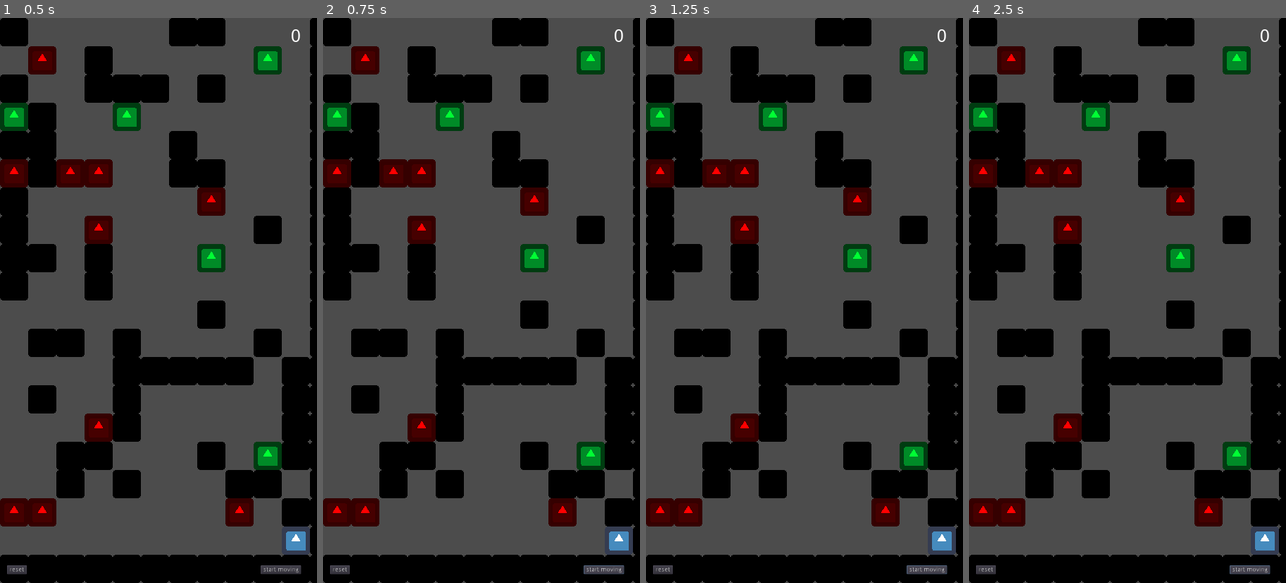
Above: before the commit, frames 1-4 (left to right).
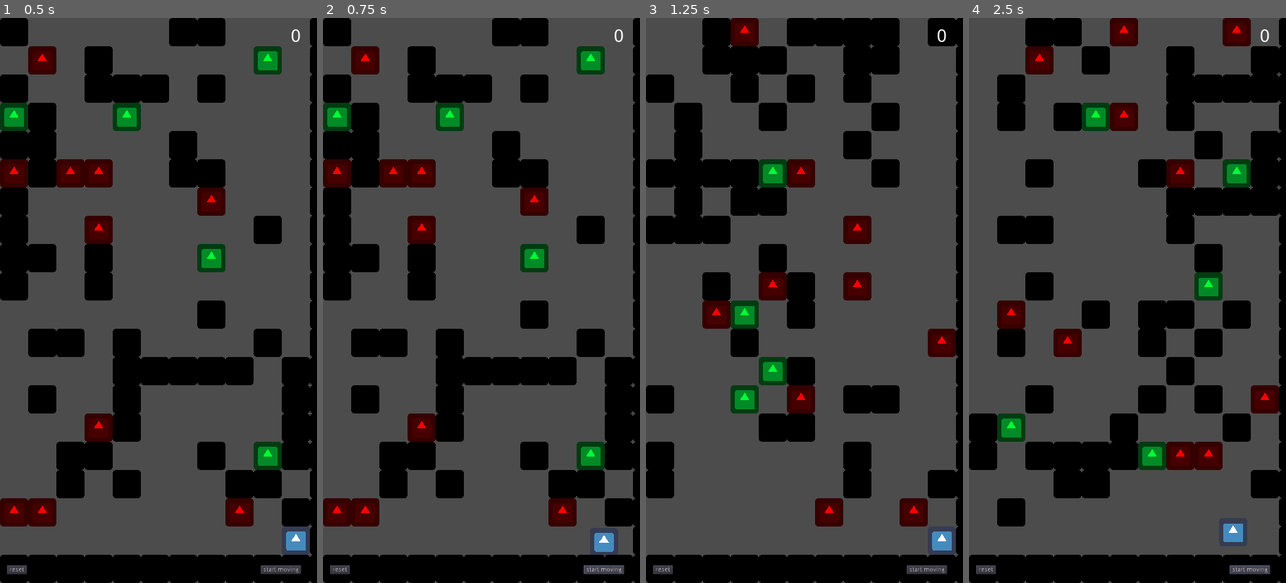
Above: after the commit, the same moments.

Repository: salimHarthi/mobile_game
Game: Godot game, scene res://map/Map.tscn
The game is run twice, just before and just after one commit, with the same random seed, the same clock (stepped at 60 frames per second) and the same inputs. The engine's default icon, where the game draws it, is replaced by a stand-in: a white triangle on a blue panel in a dark square.
Inputs:
- Up to frame 1 (0.5 s): no input
- Up to frame 2 (0.75 s): click "start moving" at 0.5 s
- Up to frame 3 (1.25 s): no input
- Up to frame 4 (2.5 s): click "start moving" at 1.25 s; click "start moving" at 2 s

Frame 1 is identical in both runs. In frame 2, 0.3% of the frame differs, in the area x 85-97%, y 90-95%; in frame 3, 40%; in frame 4, 46%, in the area x 0-98%, y 0-95%.

Commit message:
changiong the game play methoeds

Diff:
--- a/map/Map.tscn
+++ b/map/Map.tscn
@@ -21,9 +21,10 @@
 position = Vector2( 672, 1184 )
 
 [node name="borders" parent="." instance=ExtResource( 2 )]
-tile_data = PoolIntArray( 11, 0, 0, 65547, 0, 0, 131083, 0, 0, 196619, 0, 0, 262155, 0, 0, 327691, 0, 0, 393227, 0, 0, 458763, 0, 0, 524299, 0, 0, 589835, 0, 0, 655371, 0, 0, 720907, 0, 0, 786443, 0, 0, 851979, 0, 0, 917515, 0, 0, 983051, 0, 0, 1048587, 0, 0, 1114123, 0, 0, 1179659, 0, 0, 1245184, 0, 0, 1245185, 0, 0, 1 …(149 unchanged characters)…
+tile_data = PoolIntArray( -1, 0, 0, -65536, 0, 0, -65535, 0, 0, -65534, 0, 0, -65533, 0, 0, -65532, 0, 0, -65531, 0, 0, -65530, 0, 0, -65529, 0, 0, -65528, 0, 0, -65527, 0, 0, -65526, 0, 0, -65525, 0, 0, 65535, 0, 0, 11, 0, 0, 131071, 0, 0, 65547, 0, 0, 196607, 0, 0, 131083, 0, 0, 262143, 0, 0, 196619, 0, 0, 327679, 0, 0, 262155, 0, 0, 393215, 0, 0, 327691, 0, 0, 458751, 0, 0, 393227, 0, 0, 524287, 0, 0, 458763, 0, 0, 589823, 0, 0, 524299, 0, 0, 655359, 0, 0, 589835, 0, 0, 720895, 0, 0, 655371, 0, 0, 786431, 0, 0, 720907, 0, 0, 851967, 0, 0, 786443, 0, 0, 917503, 0, 0, 851979, 0, 0, 983039, 0, 0, 917515, 0, 0, 1048575, 0, 0, 983051, 0, 0, 1114111, 0, 0, 1048587, 0, 0, 1179647, 0, 0, 1114123, 0, 0, 1245183, 0, 0, 1179659, 0, 0, 1310719, 0, 0, 1245184, 0, 0, 1245185, 0, 0, 1 …(149 unchanged characters)…
 
 [node name="lineDrawer" parent="." instance=ExtResource( 4 )]
+visible = false
 position = Vector2( 328, 464 )
 points = PoolVector2Array( 224, -168 )
 
--- a/player/player.gd
+++ b/player/player.gd
@@ -16,27 +16,37 @@
 
 onready var collision =$CollisionShape2D
 
-export (int) var speed = 300
-
+export (float) var speed = 400
+export (float) var friction = 0.01
 
 
 #onready var target = position
-var velocity = Vector2.ZERO
+var velocity = Vector2(0, 0).rotated(rotation)
 var movmentArray = []
 var move =false
 var indexOfMov = 0
 
 func _physics_process(delta):
-	if (move ==true && movmentArray.size()>0):
-		for i in get_slide_count():
-			var collision = get_slide_collision(i)
-		velocity = (movmentArray[indexOfMov] - position).normalized() * speed
-		# rotation = velocity.angle()
-		if (movmentArray[indexOfMov] - position).length() > 5:
-			velocity = move_and_slide(velocity)
-		else:
-			if (indexOfMov< movmentArray.size()-1):
-				indexOfMov+=1
+	if Input.is_mouse_button_pressed(1): # when click Left mouse button
+		var target = get_global_mouse_position()
+		velocity = global_position.direction_to(target) * speed
+	var collision = move_and_collide(velocity * delta)
+	if collision:
+		velocity = velocity.bounce(collision.normal)
+		if collision.collider.has_method("hit"):
+			collision.collider.hit()
+	velocity = velocity.linear_interpolate(Vector2.ZERO, friction)
+
+#	if (move ==true && movmentArray.size()>0):
+#		for i in get_slide_count():
+#			var collision = get_slide_collision(i)
+#		velocity = (movmentArray[indexOfMov] - position).normalized() * speed
+#		# rotation = velocity.angle()
+#		if (movmentArray[indexOfMov] - position).length() > 5:
+#			velocity = move_and_slide(velocity)
+#		else:
+#			if (indexOfMov< movmentArray.size()-1):
+#				indexOfMov+=1
 
 
 
--- a/player/player.tscn
+++ b/player/player.tscn
@@ -3,8 +3,8 @@
 [ext_resource path="res://assets/icon.png" type="Texture" id=1]
 [ext_resource path="res://player/player.gd" type="Script" id=2]
 
-[sub_resource type="CircleShape2D" id=3]
-radius = 28.8444
+[sub_resource type="RectangleShape2D" id=3]
+extents = Vector2( 24, 24 )
 
 [sub_resource type="SpriteFrames" id=2]
 animations = [ {
